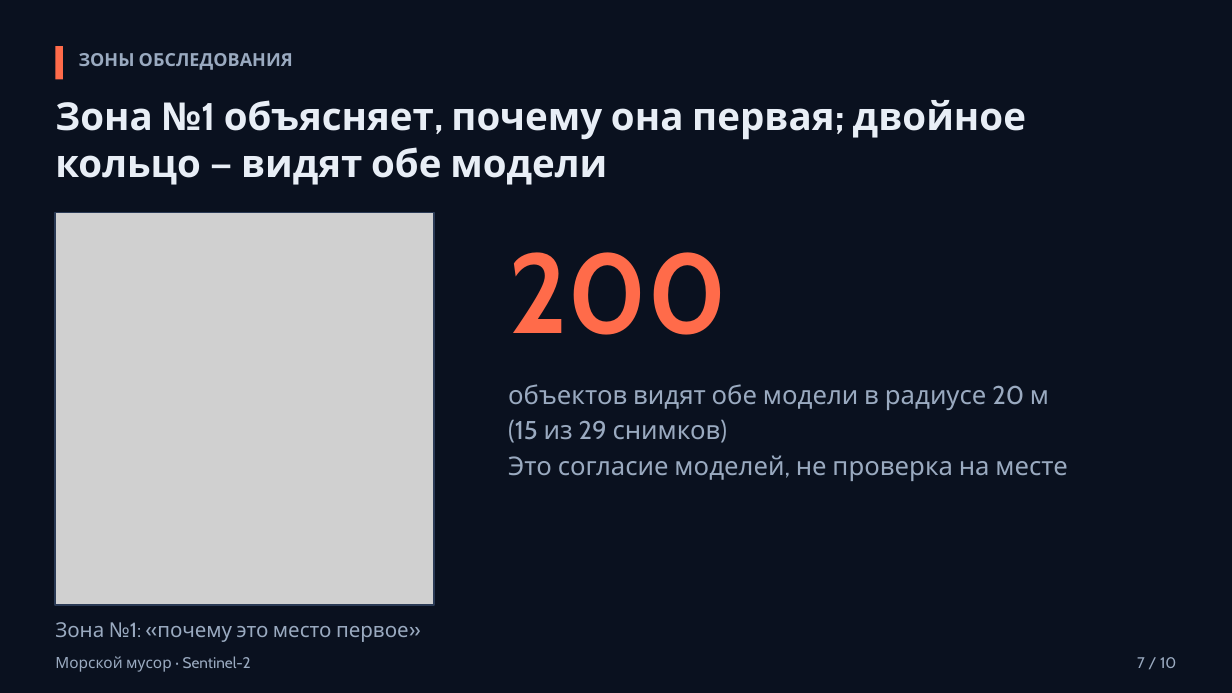
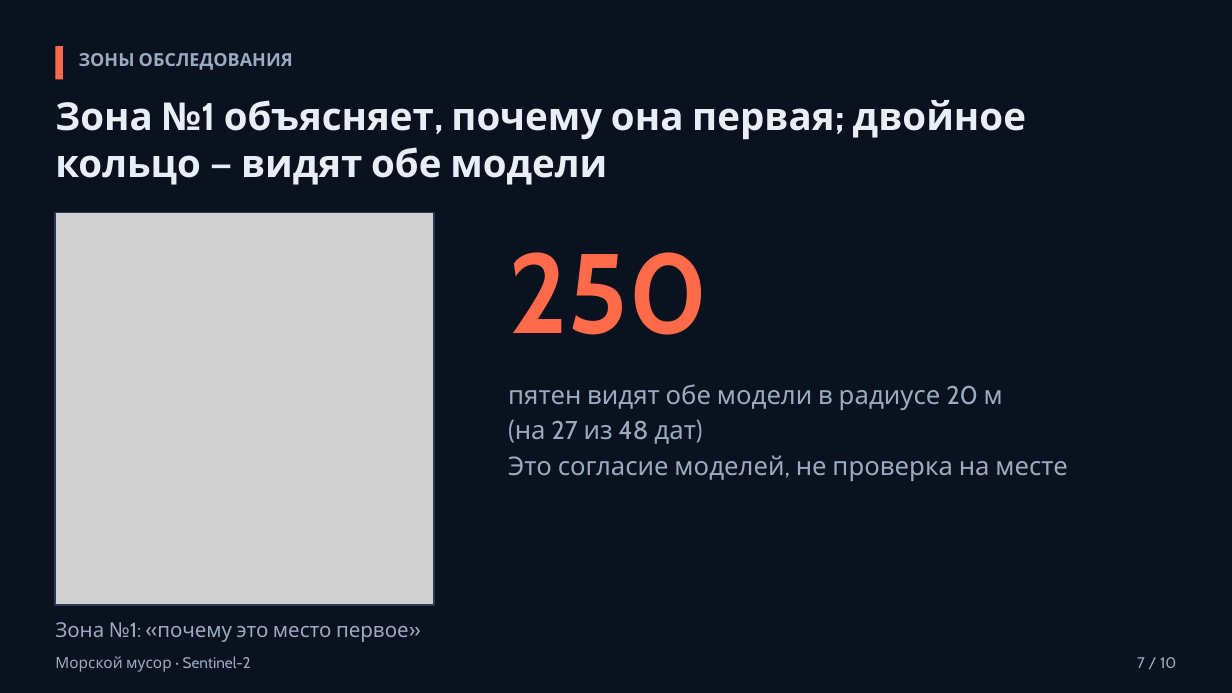
Before and after one commit to azama2t/final-cosmohack, a slide deck: slide 7 of reports/deck.pptx. Drawn at 1232x693 pixels with LibreOffice and Linux fonts; fonts in the diff are those of the drawing; grey boxes stand for pictures. Boxes give left, top, right and bottom in pixels: in the first picture for what was removed or moved away, otherwise in the second. Text is boxed around its words. In the diff, an @@ line names an element or a change of style, - is before the commit and + after.

```diff
--- a/reports/deck.pptx
+++ b/reports/deck.pptx
@@ text at [508, 252, 708, 335]: text changed @@
-200
+250
@@ text at [508, 384, 1003, 444]: text changed @@
-объектов видят обе модели в радиусе 20 м
-(15 из 29 снимков)
+пятен видят обе модели в радиусе 20 м
+(на 27 из 48 дат)
```
Also in this commit, not shown: 5 other slides changed, 28 other files.
